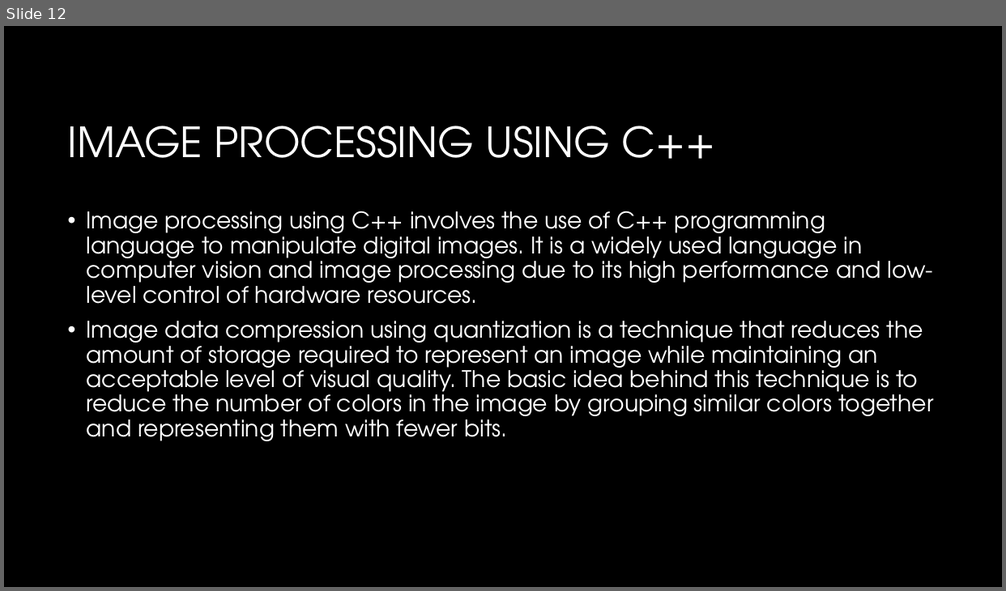
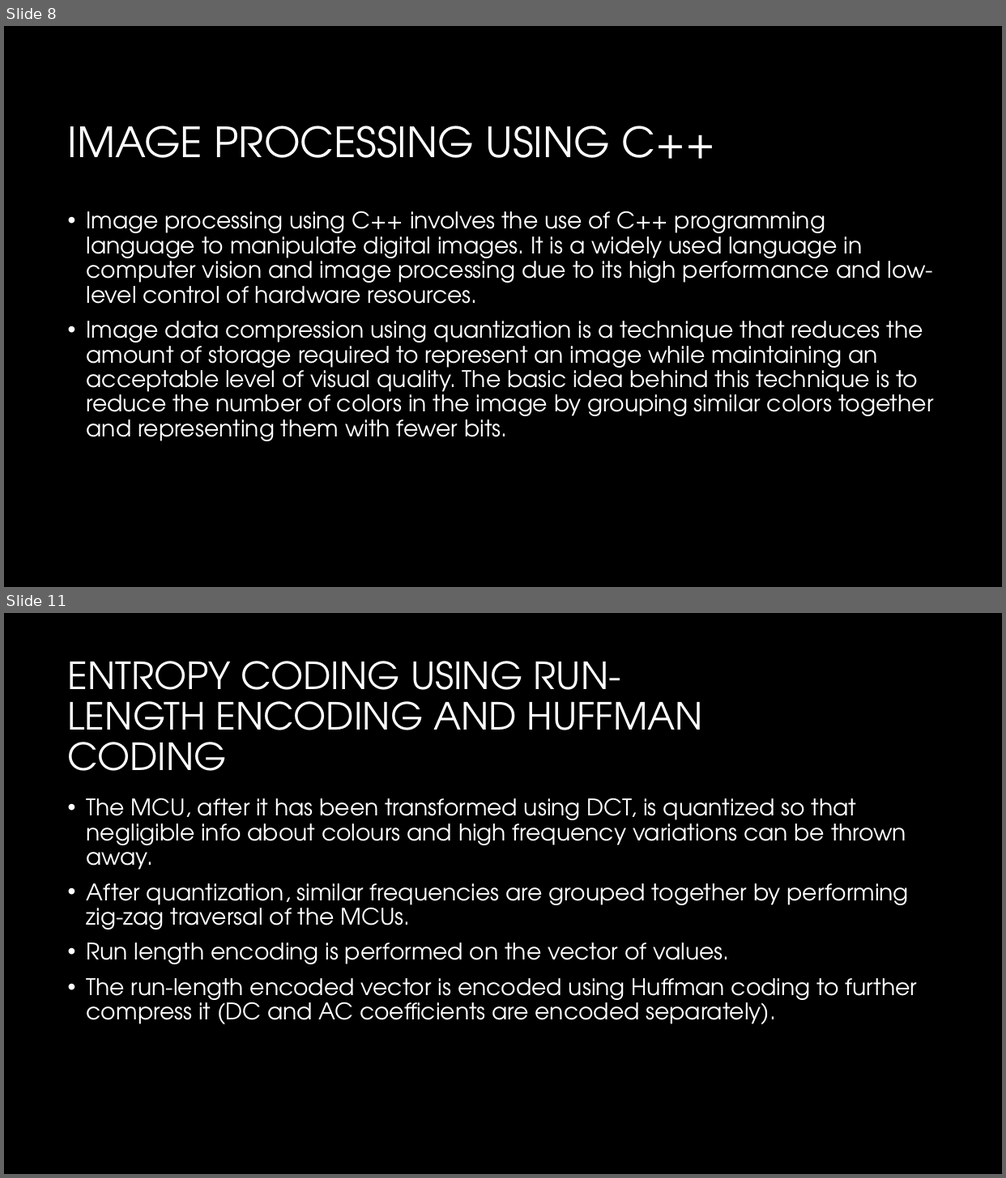
Before and after one commit to rishilss99/Distributed-CDS, a slide deck: Presentation.pptx. Shown one above the other, each under a label of ours: slide 12 before the commit, slides 8 and 11 after it; the slides between them are not shown. The pictures are 1006x591 and 1006x1178 pixels, drawn with LibreOffice and Linux fonts; fonts in the diff are those of the drawing; background and template pictures are left out. Boxes give left, top, right and bottom in pixels: in the first picture for what was removed or moved away, otherwise in the second. Text is boxed around its words. In the diff, an @@ line names an element or a change of style, - is before the commit and + after.

```diff
--- a/Presentation.pptx
+++ b/Presentation.pptx
@@ slide 11 added at bbox=[4, 613, 1002, 1174], background #000000 @@
@@ title added at bbox=[68, 661, 703, 771], 36 pt, text #FFFFFF @@
+ENTROPY CODING USING RUN-LENGTH ENCODING AND HUFFMAN CODING
@@ text added at bbox=[87, 798, 918, 1024], 22 pt, text #FFFFFF @@
+• The MCU, after it has been transformed using DCT, is quantized so that negligible info about colours and high frequency variations can be thrown away.
+• After quantization, similar frequencies are grouped together by performing zig-zag traversal of the MCUs.
+• Run length encoding is performed on the vector of values.
+• The run-length encoded vector is encoded using Huffman coding to further compress it (DC and AC coefficients are encoded separately).
@@ what was slide 12 is now slide 8 @@
```
Also in this commit, not shown: 5 other slides added.
